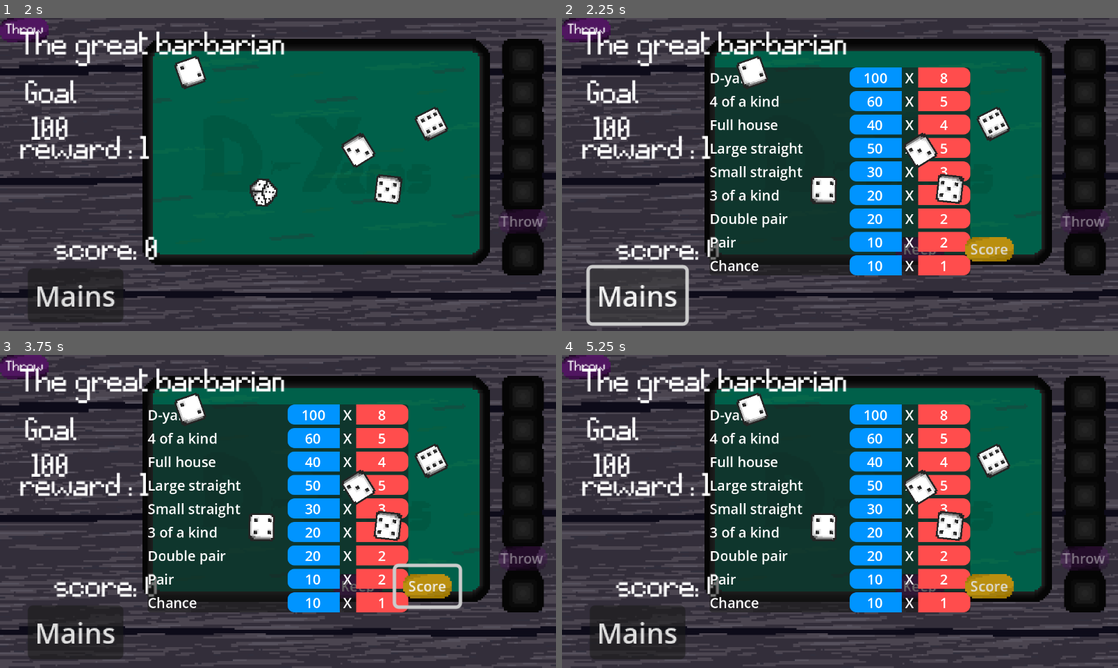
Above: before the commit, frames 1-4 (two rows, left to right).
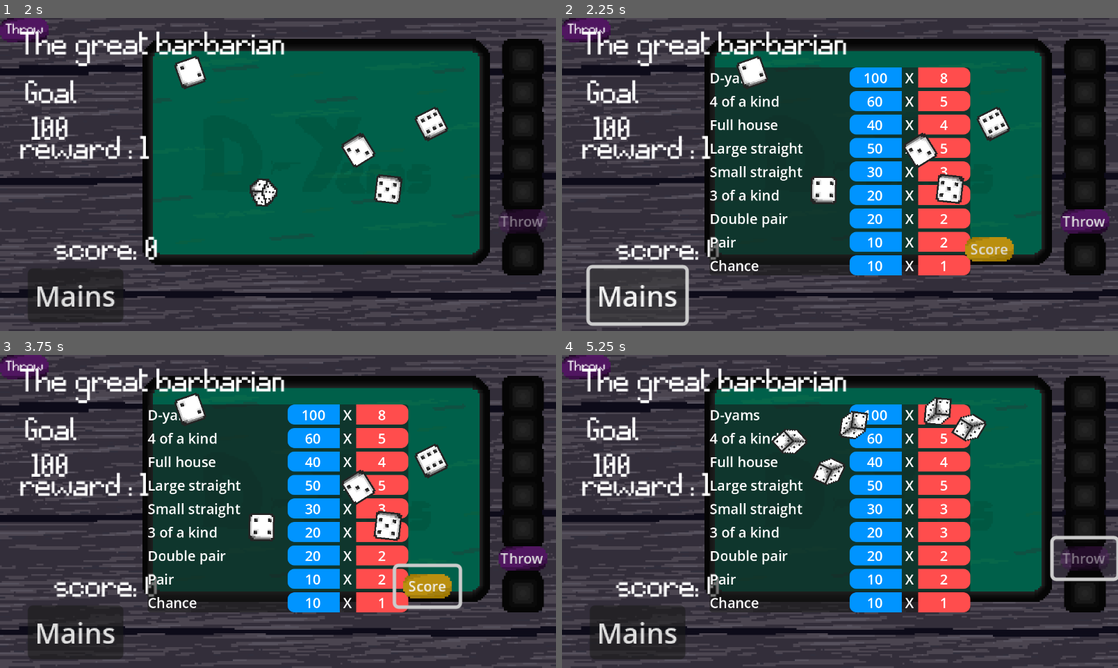
Above: after the commit, the same moments.

Repository: geoffrey66280/D-yams
Game: Godot game, scene res://scenes/game.tscn
The game is run twice, just before and just after one commit, with the same random seed, the same clock (stepped at 60 frames per second) and the same inputs. This scene is started directly instead of the project's main scene.
Inputs (mouse positions are in pixels of both pictures, inside the frame that each line leads up to):
- Up to frame 1 (2 s): click "Throw" at 0.5 s; click "Throw" at 1.25 s
- Up to frame 2 (2.25 s): click "Mains" at 2 s
- Up to frame 3 (3.75 s): click (355, 586) at 2.75 s, where only the run before the commit has a clickable "Keep"; click "Score" at 3.5 s
- Up to frame 4 (5.25 s): click (917, 586) at 4.25 s, where only the run before the commit has a clickable "Keep"; click "Throw" at 5 s

Frame 1 is identical in both runs. In frame 2, 0.7% of the frame differs, in the area x 60-99%, y 61-78%; in frame 3, 0.7%; in frame 4, 4.7%, in the area x 31-100%, y 12-78%.

Commit message:
fix: bug correction

Diff:
--- a/scenes/game.tscn
+++ b/scenes/game.tscn
@@ -40,16 +40,16 @@
 text = "Mains"
 
 [node name="MenuOptions" parent="." instance=ExtResource("7_u5sy4")]
-offset_left = -520.0
-offset_top = 175.0
-offset_right = -520.0
-offset_bottom = 175.0
+offset_left = -320.0
+offset_top = 32.0
+offset_right = -320.0
+offset_bottom = 32.0
 
 [node name="ButtonOptions" type="Button" parent="."]
-offset_left = -498.0
-offset_top = 138.0
-offset_right = -428.0
-offset_bottom = 169.0
+offset_left = -312.0
+offset_top = -8.0
+offset_right = -242.0
+offset_bottom = 23.0
 text = "Options"
 
 [connection signal="pressed" from="ButtonCombination" to="." method="_on_button_pressed"]
--- /dev/null
+++ b/scenes/ligne_score.gd
@@ -0,0 +1,10 @@
+extends HBoxContainer
+
+@onready var label_name = $NomMain
+@onready var label_value = $ZoneScore/FondBleu/Label
+@onready var label_multi = $ZoneScore/FondRouge/Label
+
+func mettre_a_jour_infos(combination_name: String, score: int, multi: int):
+	label_name.text = combination_name
+	label_value.text = str(score)
+	label_multi.text = str(multi)
--- /dev/null
+++ b/scenes/menu_options.gd
@@ -0,0 +1,22 @@
+extends Control
+
+@onready var full_screen_button = $PanelContainer/MarginContainer/VBoxContainer/HBoxContainer/CheckButton
+@onready var slider_volume = $PanelContainer/MarginContainer/VBoxContainer/HBoxContainer2/HSlider
+@onready var menu_resolution = $PanelContainer/MarginContainer/VBoxContainer/OptionButton
+
+func _ready():
+	visible = false
+	full_screen_button.toggled.connect(_on_full_screen_toggled)
+	menu_resolution.item_selected.connect(_on_resolution_selected)
+
+func _on_full_screen_toggled(est_actif):
+	if est_actif:
+		DisplayServer.window_set_mode(DisplayServer.WINDOW_MODE_FULLSCREEN)
+	else:
+		DisplayServer.window_set_mode(DisplayServer.WINDOW_MODE_WINDOWED)
+
+func _on_resolution_selected(index):
+	if index == 0:
+		DisplayServer.window_set_size(Vector2i(1920, 1080))
+	elif index == 1:
+		DisplayServer.window_set_size(Vector2i(1280, 720))
--- a/scripts/dice.gd
+++ b/scripts/dice.gd
@@ -3,6 +3,7 @@
 # La variable rollingDice correspond à l'animation du dè qui est lancé
 # la variable FinalDiceResult représente l'état d'un dè immobile
 var base_position = 0
+var last_position = 0
 var allowed_values = []
 signal dice_value(result)
 signal kept(result, index)
@@ -17,6 +18,7 @@
 
 func _ready():
 	base_position = global_transform.origin
+	last_position = global_transform.origin
 	$RollingDice.hide()
 	linear_damp = 2
 	angular_damp = 3
@@ -59,7 +61,11 @@
 	return linear_velocity.length() < 20 and abs(angular_velocity) < 1
 
 func reset_dice_position():
-	global_transform.origin = base_position
+	if(global_transform.origin == base_position):
+		global_transform.origin = last_position
+	else:
+		last_position = global_transform.origin
+		global_transform.origin = base_position
 	rotation = 0
 
 @warning_ignore("unused_parameter")
--- a/scripts/throwing_dices.gd
+++ b/scripts/throwing_dices.gd
@@ -5,6 +5,7 @@
 var throwing_count = 3
 
 func _ready() -> void:
+	$KeepButton.hide()
 	for dice in get_children():
 		if dice is RigidBody2D:
 			if dice.has_signal("dice_value"):
@@ -12,7 +13,6 @@
 			dice.connect("kept", Callable(self, "_on_dice_kept"))
 	$KeepDicesLabel.hide()
 	$ScoreButton.hide()
-	$KeepButton.hide()
 
 func _on_dice_kept(result, index):
 	if(dices_kept[index] == 0):
@@ -59,22 +59,17 @@
 	return dice_count
 
 func change_keep_score_button_visibility():
-	if($KeepButton.visible == false):
+	if(throwing_count > 0):
+		$ThrowButton.disabled = false
+		$ScoreButton.show()
+	else:
 		$ThrowButton.disabled = true
-		if(throwing_count == 0):
-			$ScoreButton.show()
-		else:
-			$ScoreButton.show()
-			$KeepButton.show()
-	else:
-		$KeepButton.hide()
-		$ScoreButton.hide()
-		$ThrowButton.disabled = false
-
+		$ScoreButton.show()
 
 
 func _on_throw_button_button_up() -> void:
 	if(throwing_count > 0):
+		$ScoreButton.hide()
 		$ThrowButton.disabled = true
 		call_deferred("_init_dices")
 		var index := 0
Not shown: 1 places in scenes/MenuOptions.tscn that only renumber resources
Not shown: 1 places in scenes/game.tscn that only renumber resources
Not shown, added: scenes/ligne_score.gd.uid
Not shown, added: scenes/menu_options.gd.uid
